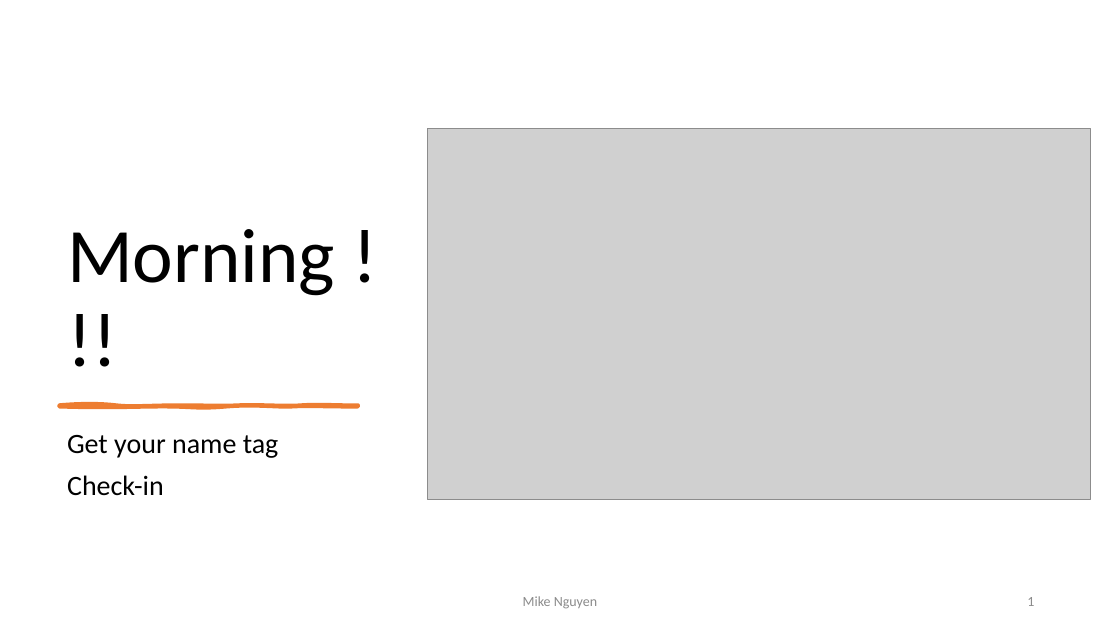
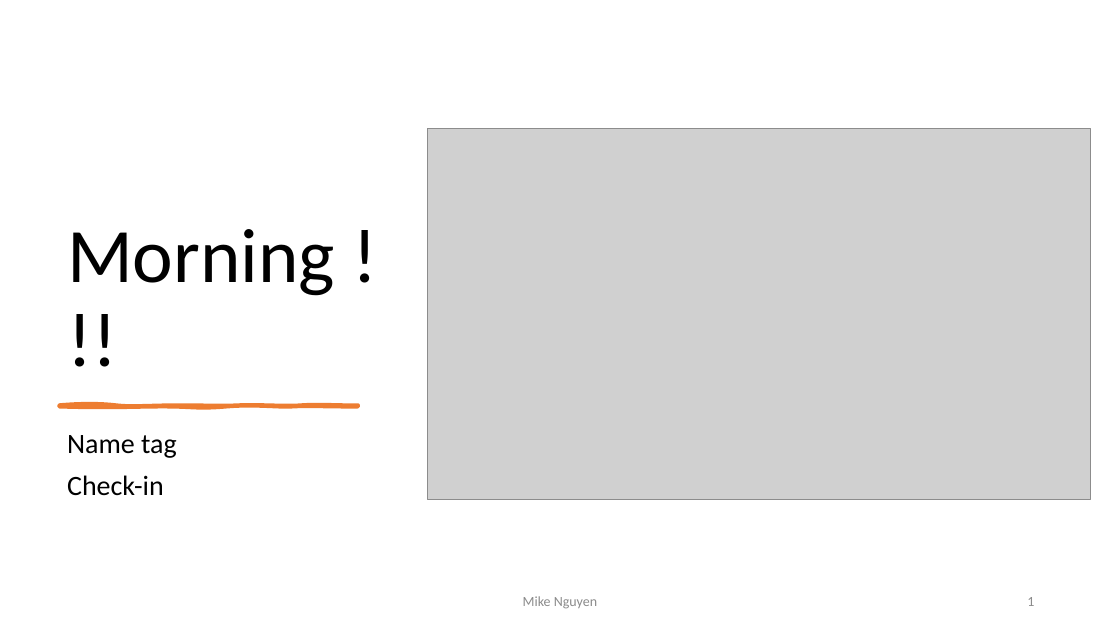
Before and after one commit to mikenguyen13/mar4050_S23_2, a slide deck: slide 1 of lectures/9/1_Descriptive Statistics.pptx. Drawn at 1120x630 pixels with LibreOffice and Linux fonts; fonts in the diff are those of the drawing; grey boxes stand for pictures. Boxes give left, top, right and bottom in pixels: in the first picture for what was removed or moved away, otherwise in the second. Text is boxed around its words. In the diff, an @@ line names an element or a change of style, - is before the commit and + after.

Commit message:
lecture 9

```diff
--- a/lectures/9/1_Descriptive Statistics.pptx
+++ b/lectures/9/1_Descriptive Statistics.pptx
@@ subtitle at bbox=[67, 435, 177, 458]: text changed @@
-Get your name tag
+Name tag
```
Also in this commit, not shown: 1 other file.
